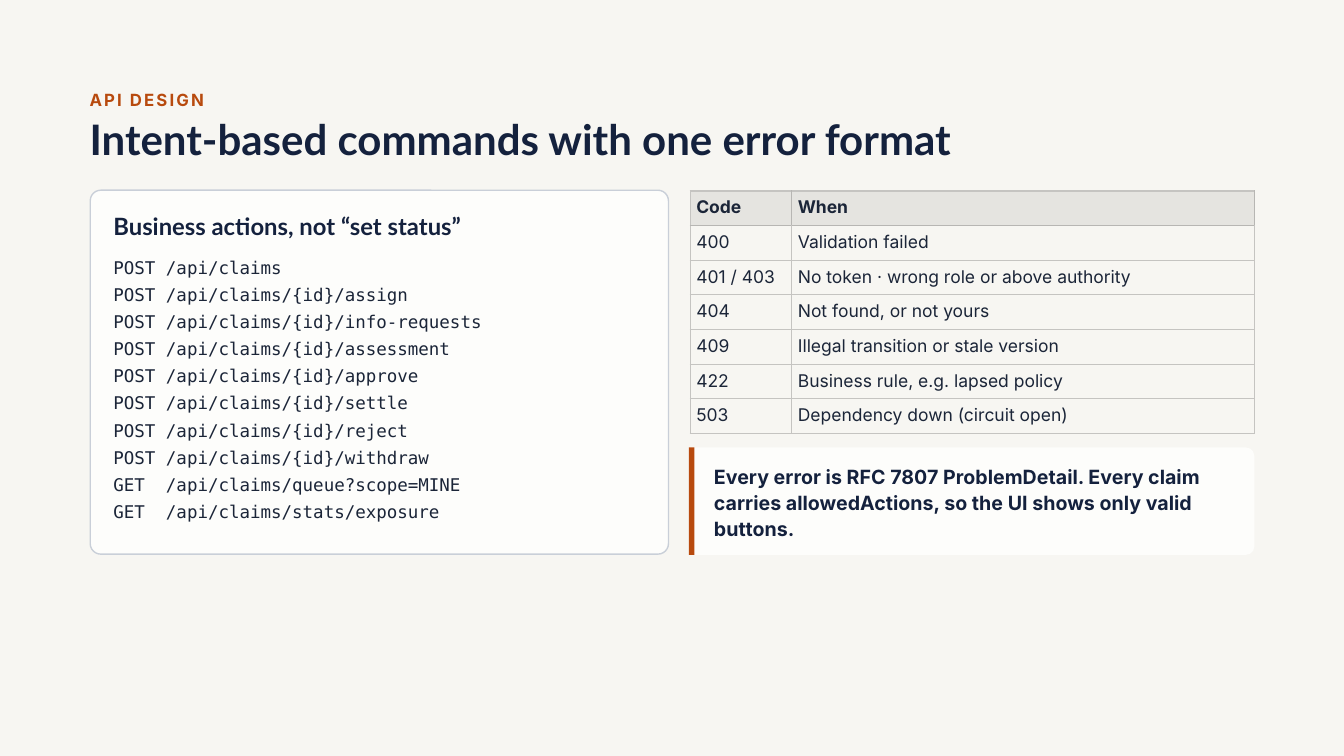
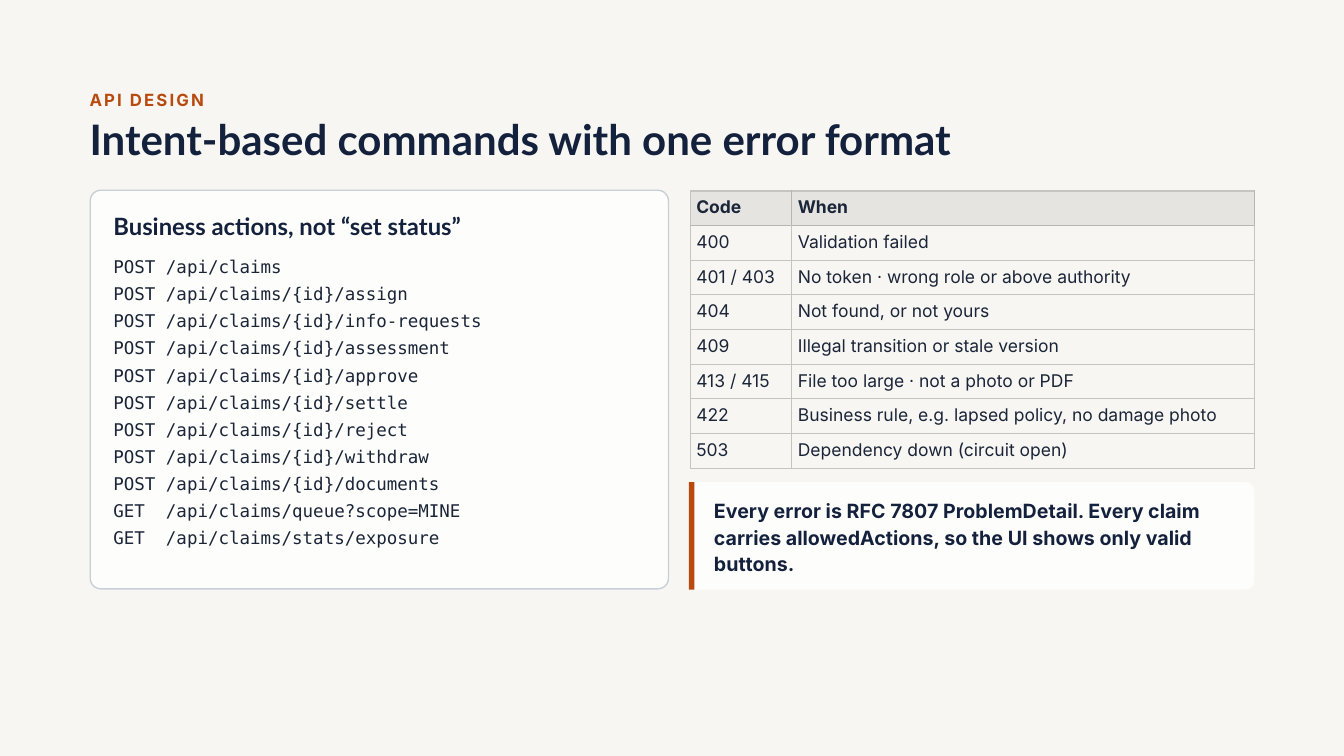
Before and after one commit to subbukurcheti557/claims-management-platform, a slide deck: slide 16 of docs/Claims-Hub-Presentation.pptx (slide 15 before the commit). Drawn at 1344x756 pixels with LibreOffice and Linux fonts; fonts in the diff are those of the drawing. Boxes give left, top, right and bottom in pixels: in the first picture for what was removed or moved away, otherwise in the second. Text is boxed around its words. In the diff, an @@ line names an element or a change of style, - is before the commit and + after.

Commit message:
added photos upload functionality in presentation

```diff
--- a/docs/Claims-Hub-Presentation.pptx
+++ b/docs/Claims-Hub-Presentation.pptx
@@ rounded rectangle: place and size @@
-rounded rectangle at [91, 191, 669, 555]
+rounded rectangle at [91, 191, 669, 589]
@@ rounded rectangle at [91, 191, 669, 589]: proportions changed @@
@@ table at [691, 191, 1255, 468] @@
-row 6: 422 | Business rule, e.g. lapsed policy
+row 6: 413 / 415 | File too large · not a photo or PDF
+row 7: 422 | Business rule, e.g. lapsed policy, no damage photo
@@ text at [113, 476, 440, 494]: paragraph added @@
+POST /api/claims/{id}/documents
@@ freeform shape "Every error is RFC 7807 ...": place and size @@
-freeform shape "Every error is RFC 7807 ..." at [689, 448, 1254, 556]
+freeform shape "Every error is RFC 7807 ..." at [689, 482, 1254, 590]
@@ freeform shape: place and size @@
-freeform shape at [689, 448, 1254, 556]
+freeform shape at [689, 482, 1254, 590]
```
Also in this commit, not shown: 10 other slides changed, 1 slide added.
